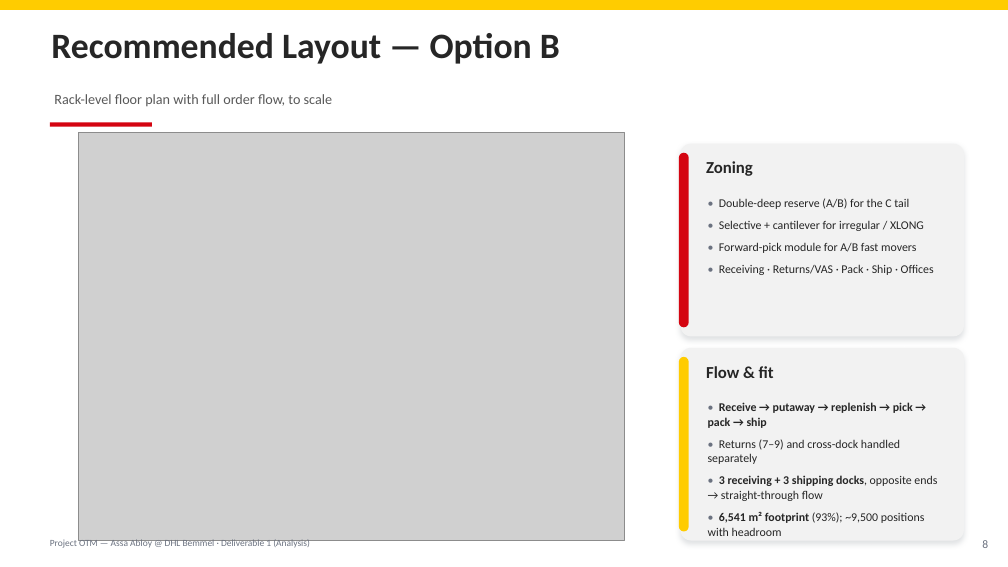
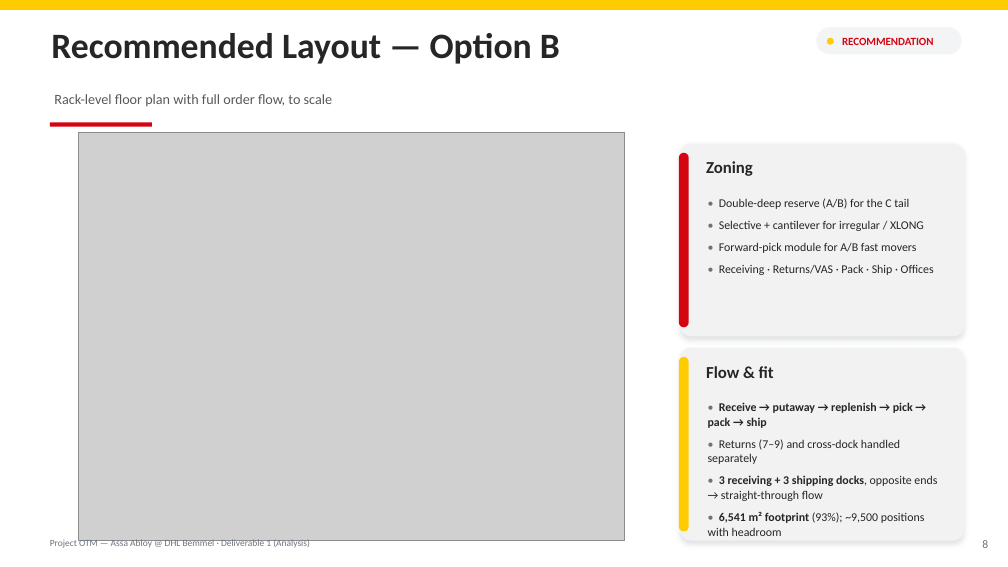
Before and after one commit to glebpankov2005-coder/Operations-Management-, a slide deck: slide 8 of deliverables/DHL Group 3 Milestone 1 (v2).pptx. Drawn at 1008x567 pixels with LibreOffice and Linux fonts; fonts in the diff are those of the drawing; grey boxes stand for pictures. Boxes give left, top, right and bottom in pixels: in the first picture for what was removed or moved away, otherwise in the second. Text is boxed around its words. In the diff, an @@ line names an element or a change of style, - is before the commit and + after.

```diff
--- a/deliverables/DHL Group 3 Milestone 1 (v2).pptx
+++ b/deliverables/DHL Group 3 Milestone 1 (v2).pptx
@@ rounded rectangle added at (x1=817, y1=27, x2=962, y2=54), fill #F3F4F6 @@
@@ rounded rectangle added at (x1=827, y1=38, x2=834, y2=45), fill #FFCC00 @@
@@ text added at (x1=842, y1=37, x2=934, y2=45), 10.5 pt, text #D40511, bold @@
+RECOMMENDATION
```
Also in this commit, not shown: 6 other slides changed.
